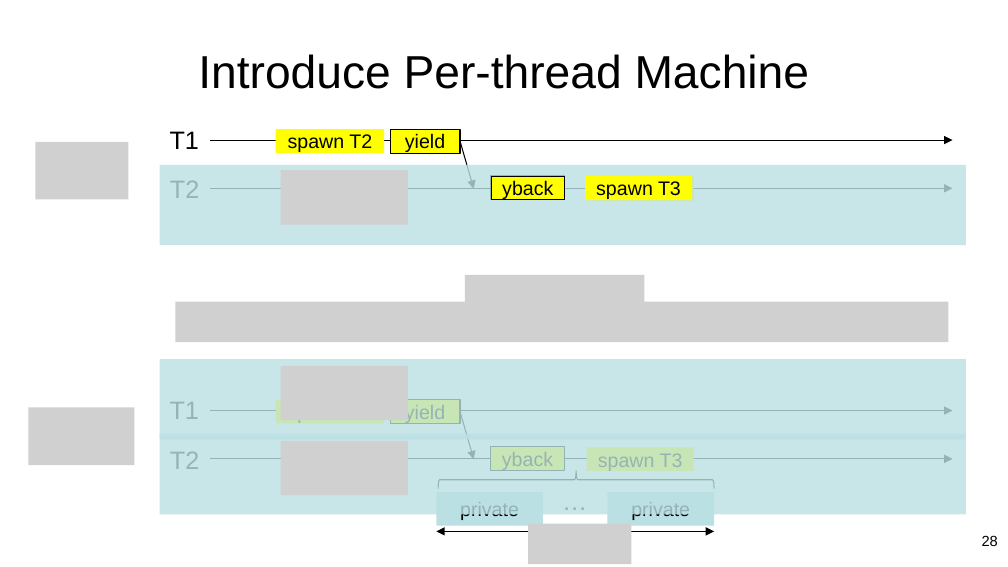
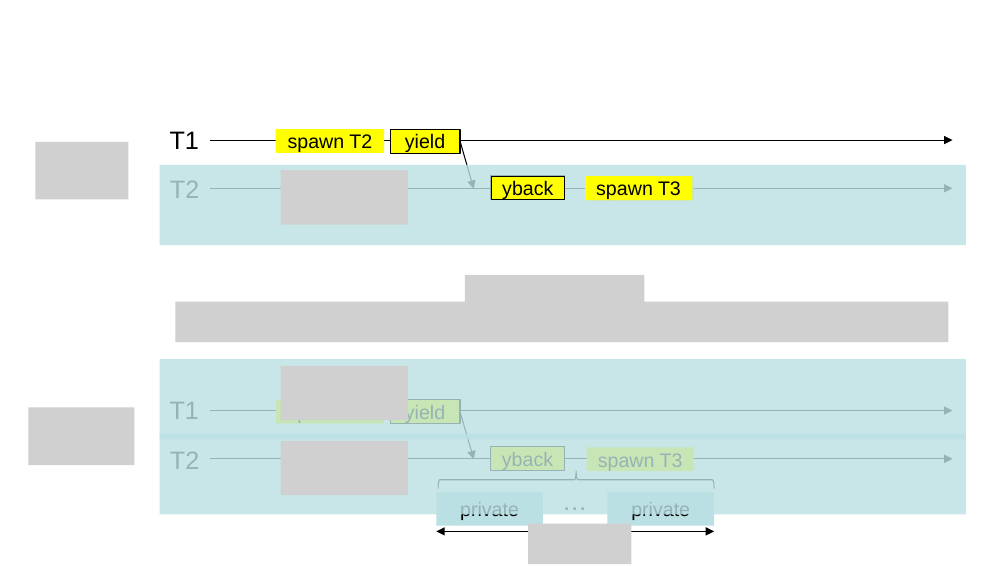
Before and after one commit to jieungkim/phd_thesis, a slide deck: slide 27 of figs/conlink/concurrent_linking.pptx (slide 28 before the commit). Drawn at 1008x567 pixels with LibreOffice and Linux fonts; fonts in the diff are those of the drawing; grey boxes stand for pictures. Boxes give left, top, right and bottom in pixels: in the first picture for what was removed or moved away, otherwise in the second. Text is boxed around its words. In the diff, an @@ line names an element or a change of style, - is before the commit and + after.

```diff
--- a/figs/conlink/concurrent_linking.pptx
+++ b/figs/conlink/concurrent_linking.pptx
@@ title removed at (198, 54, 810, 89) @@
-Introduce Per-thread Machine
@@ page number removed at (982, 535, 998, 546) @@
-28
```
Also in this commit, not shown: 22 other slides changed, 8 slides added, 13 slides removed, 10 other files.
